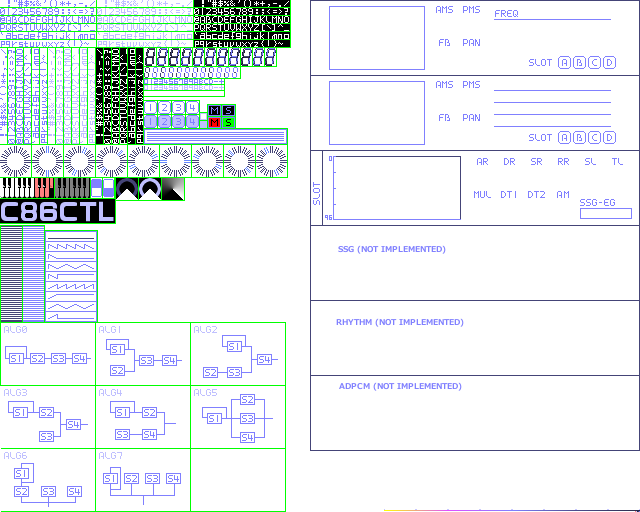
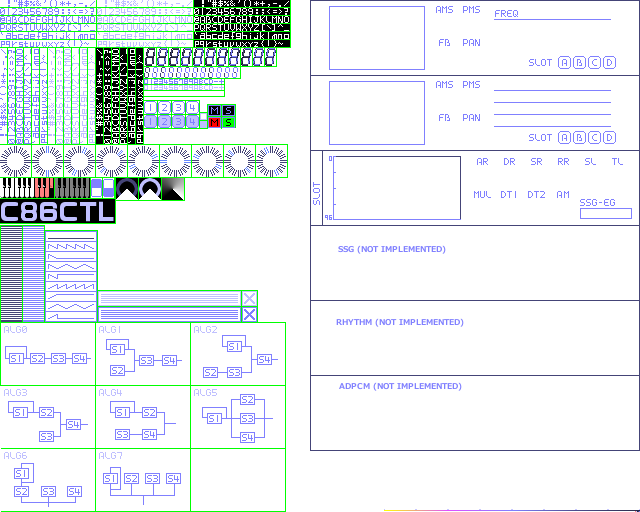
Two versions of the same layered image (640x512). Layer-by-layer changes:
added layer "WINDOWBAR-LIGHT" above "WINDOWBAR" over (98, 290, 258, 307)
painted on "WINDOWBAR" over (98, 128, 288, 322)
